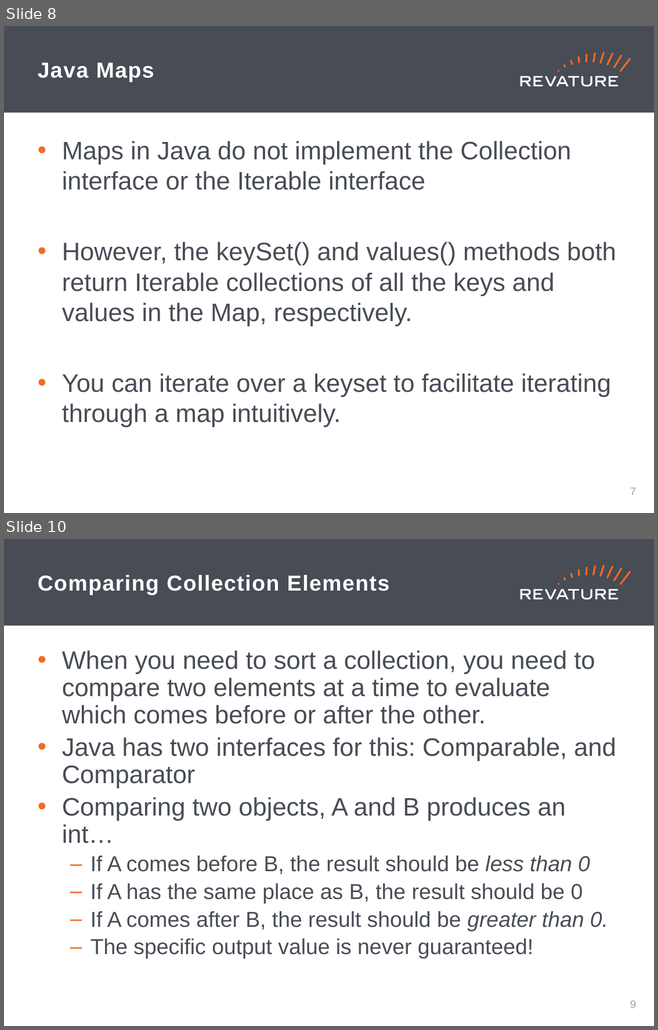
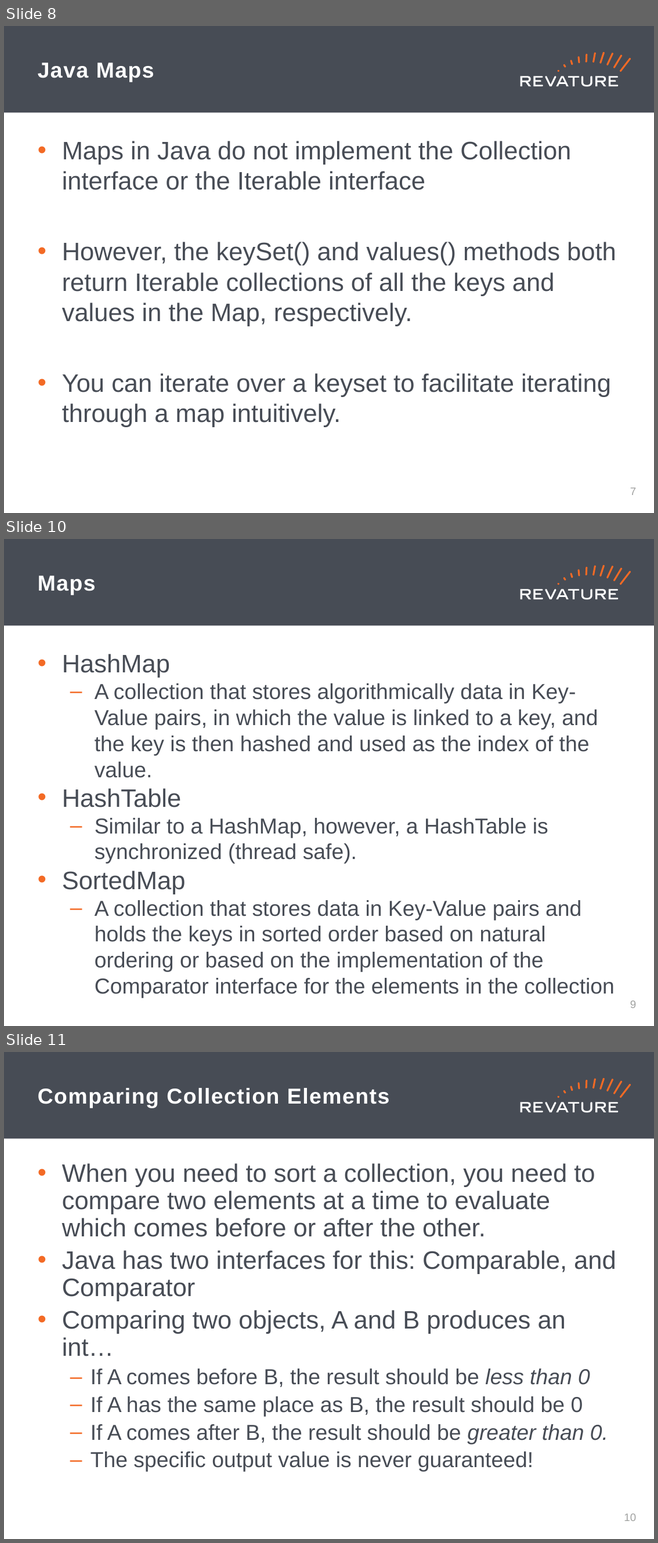
Before and after one commit to jhigherevature/8302021_RAP, a slide deck: powerpoints/Day_17.pptx. Shown one above the other, each under a label of ours: slides 8 and 10 before the commit, slides 8, 10 and 11 after it; the slides between them are not shown. The pictures are 658x1030 and 658x1543 pixels, drawn with LibreOffice and Linux fonts; fonts in the diff are those of the drawing. Boxes give left, top, right and bottom in pixels: in the first picture for what was removed or moved away, otherwise in the second. Text is boxed around its words. In the diff, an @@ line names an element or a change of style, - is before the commit and + after.

```diff
--- a/powerpoints/Day_17.pptx
+++ b/powerpoints/Day_17.pptx
@@ slide 10 added at (4,539,654,1026), background #FFFFFF; not listed: 19 template elements that a slide beside it also shows @@
@@ title added at (38,576,96,595), 24 pt, text #FFFFFF, bold @@
+Maps
@@ text added at (62,654,614,998), 24 pt, text #474C55 @@
+• HashMap
+  – A collection that stores algorithmically data in Key-Value pairs, in which the value is linked to a key, and the key is then hashed and used as the index of the value.
+• HashTable
+  – Similar to a HashMap, however, a HashTable is synchronized (thread safe).
+• SortedMap
+  – A collection that stores data in Key-Value pairs and holds the keys in sorted order based on natural ordering or based on the implementation of the Comparator interface for the elements in the collection
@@ page number added at (630,1001,636,1008), 12 pt, text #A0A1A0 @@
+9
@@ what was slide 10 is now slide 11 @@
@@ page number at (623,1514,636,1521): text changed @@
-9
+10
```
Also in this commit, not shown: 1 slide changed, 5 other slides added, 2 slides removed, 13 other files.
